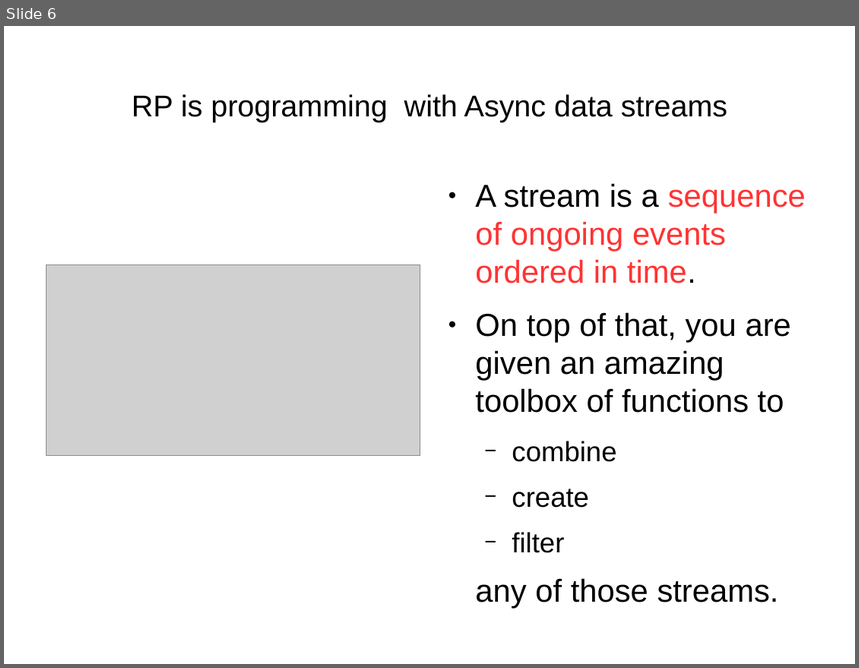
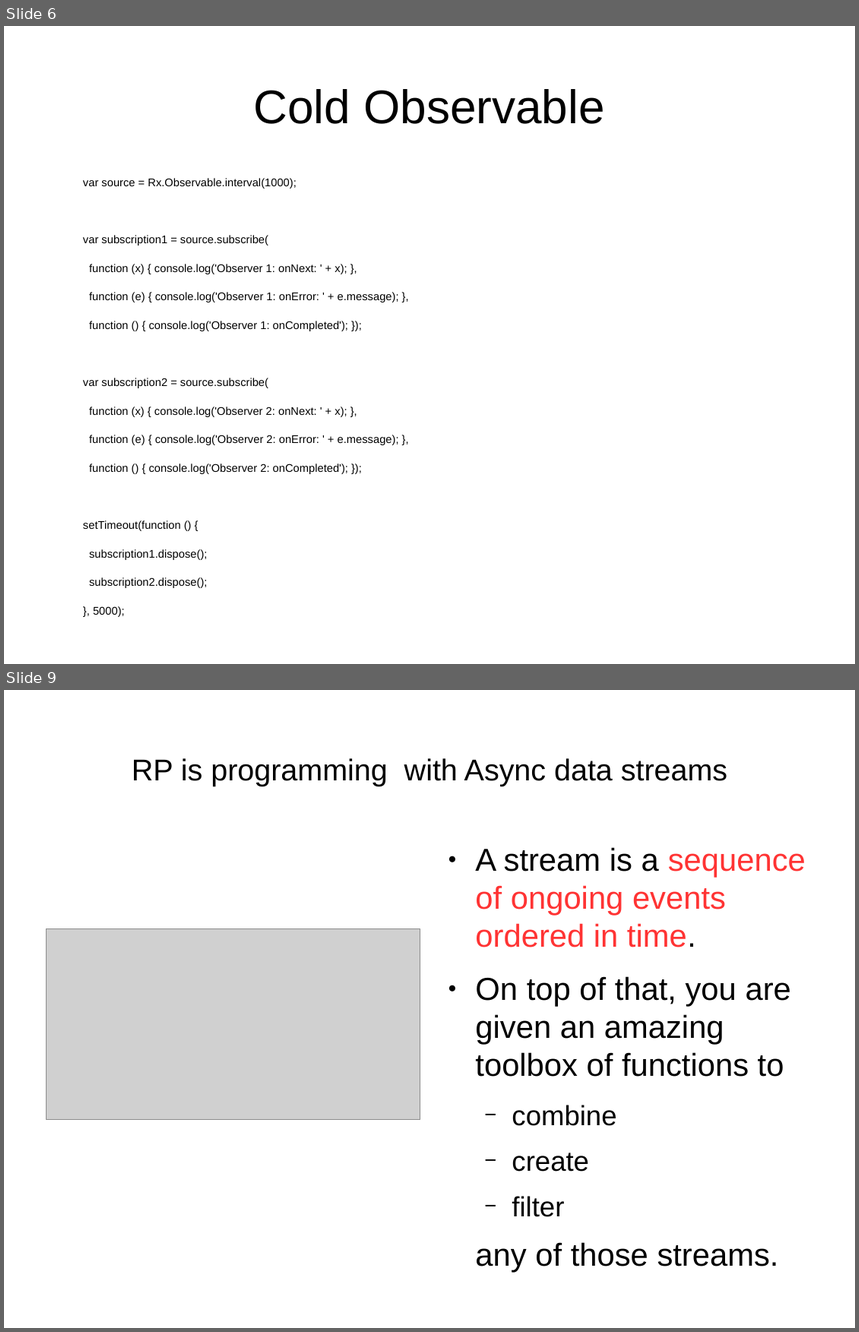
Before and after one commit to sallop/til, a slide deck: RxJS.odp. Shown one above the other, each under a label of ours: slide 6 before the commit, slides 6 and 9 after it; the slides between them are not shown. The pictures are 859x668 and 859x1332 pixels, drawn with LibreOffice and Linux fonts; fonts in the diff are those of the drawing; grey boxes stand for pictures. Boxes give left, top, right and bottom in pixels: in the first picture for what was removed or moved away, otherwise in the second. Text is boxed around its words. In the diff, an @@ line names an element or a change of style, - is before the commit and + after.

```diff
--- a/RxJS.odp
+++ b/RxJS.odp
@@ slide 6 added at bbox=[4, 26, 855, 664], background #FFFFFF @@
@@ title added at bbox=[253, 89, 604, 124], 44 pt, text #000000 @@
+Cold Observable
@@ text added at bbox=[83, 178, 399, 531], 10.4 pt, text #000000 @@
+var source = Rx.Observable.interval(1000);
+var subscription1 = source.subscribe(
+function (x) { console.log('Observer 1: onNext: ' + x); },
+function (e) { console.log('Observer 1: onError: ' + e.message); },
+function () { console.log('Observer 1: onCompleted'); });
+var subscription2 = source.subscribe(
+function (x) { console.log('Observer 2: onNext: ' + x); },
+function (e) { console.log('Observer 2: onError: ' + e.message); },
+function () { console.log('Observer 2: onCompleted'); });
+setTimeout(function () {
+subscription1.dispose();
+subscription2.dispose();
+}, 5000);
@@ what was slide 6 is now slide 9 @@
```
Also in this commit, not shown: 7 slides changed, 14 other slides added.
